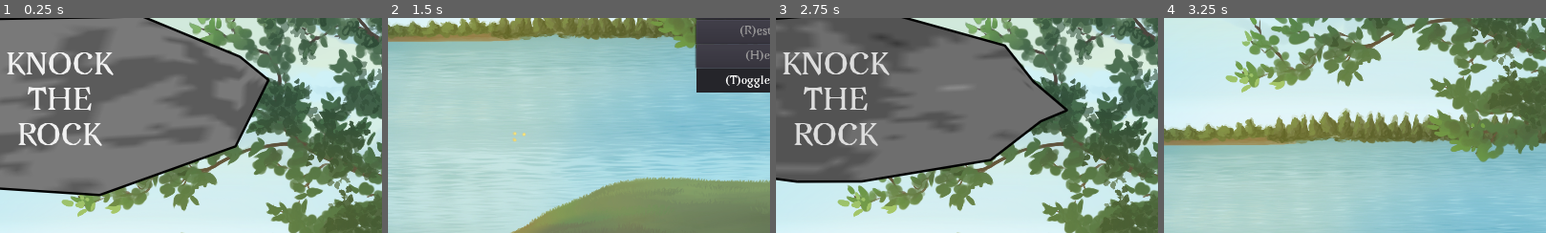
Above: before the commit, frames 1-4 (left to right).
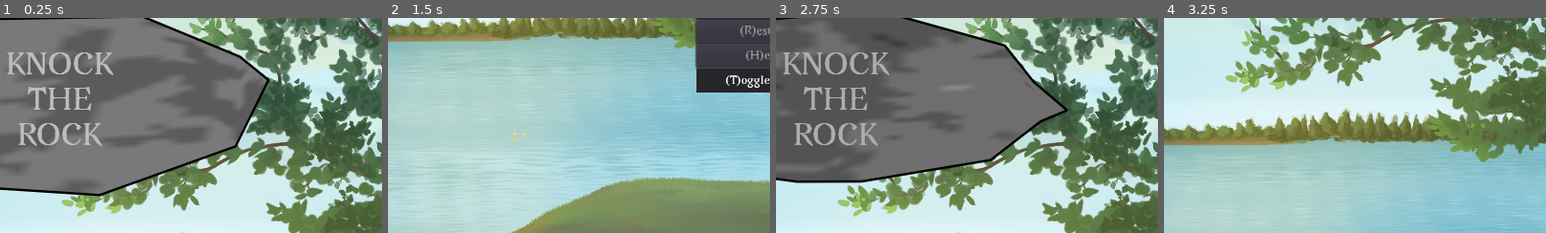
Above: after the commit, the same moments.

Repository: ebrahimebrahim/knock-the-rock
Game: Godot game, scene res://MenuScreen.tscn
Two runs of this game, one before a commit and one after it. Both use one fixed random seed, a clock stepped at 60 frames per second and the inputs below.
Inputs (mouse positions are % of the whole screen's width and height, from its top left):
- Up to frame 1 (0.25 s): no input
- Up to frame 2 (1.5 s): click "Sandbox" at 0.5 s; move the mouse to (72, 45) at 1.27 s; press the mouse at (72, 45) at 1.28 s
- Up to frame 3 (2.75 s): release the mouse at (72, 45) at 2 s; click "Return to Menu (Esc)" at 2 s
- Up to frame 4 (3.25 s): click "Challenge" at 2.75 s
The pictures show only the part of the screen within x 42-92%, y 5-55%; the shares and areas given below are measured in that part.

The runs differ from the first frame. In frame 1, 2.4% of the frame differs, in the area x 2-30%, y 16-60%; in frame 2, nothing differs; in frame 3, 2.4%; in frame 4, nothing differs.

Commit message:
set base title text color for lower contrast
This way it looks more like the text is etched into the rock

Diff:
--- a/ktr/MenuScreen.tscn
+++ b/ktr/MenuScreen.tscn
@@ -72,6 +72,7 @@
 margin_right = 88.0
 margin_bottom = 82.5
 custom_fonts/font = SubResource( 2 )
+custom_colors/font_color = Color( 0.784314, 0.784314, 0.784314, 1 )
 text = "KNOCK
 THE
 ROCK"
